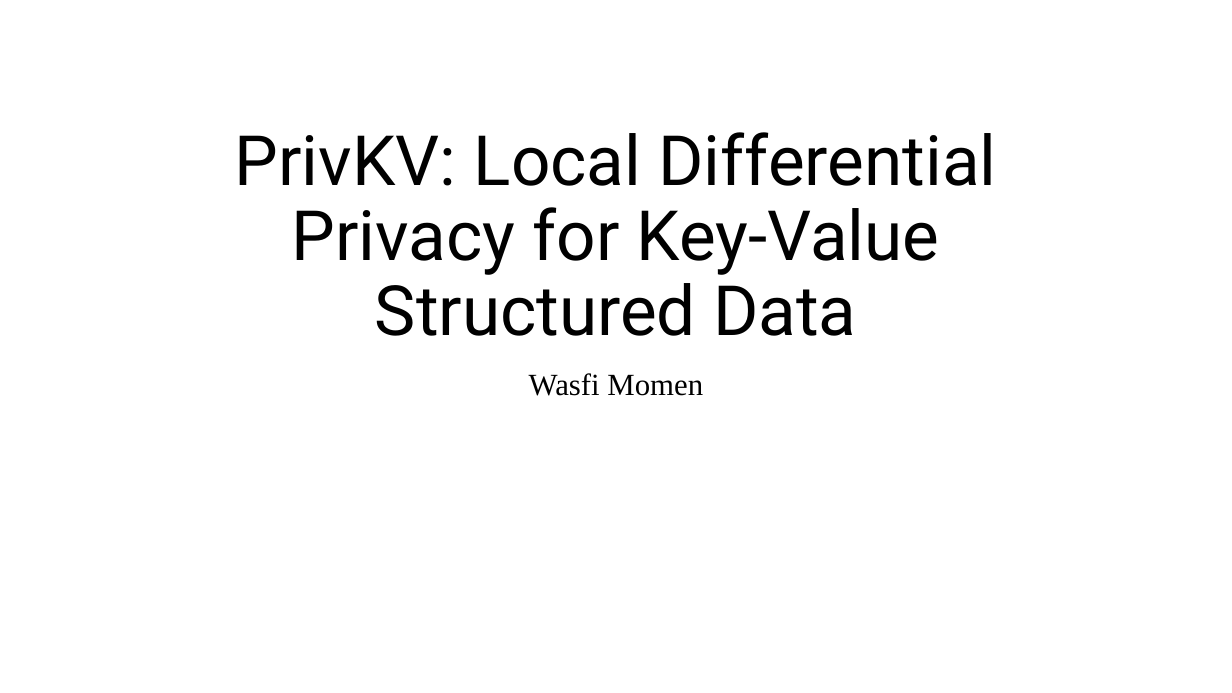
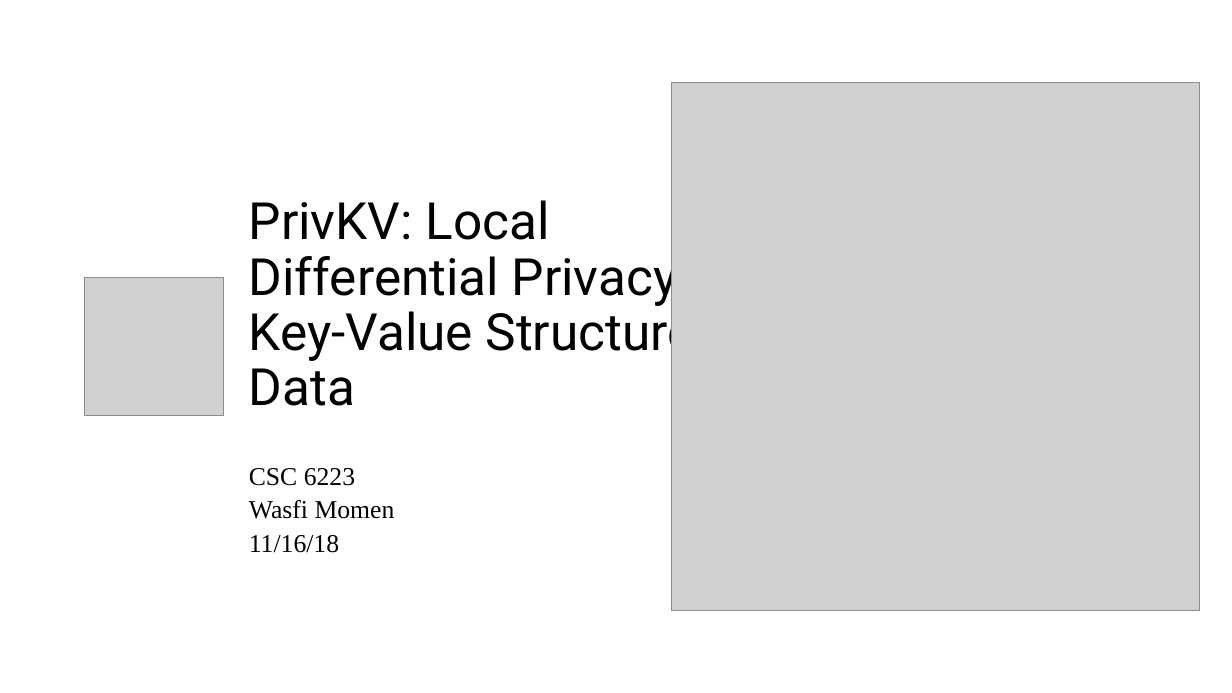
Before and after one commit to CodeFluent/Notes, a slide deck: slide 1 of CS-6223/hw/Grad_Project/Final Documents/PrivKV Differential Privacy for Key Value Structured Data.pptx. Drawn at 1232x693 pixels with LibreOffice and Linux fonts; fonts in the diff are those of the drawing; grey boxes stand for pictures. Boxes give left, top, right and bottom in pixels: in the first picture for what was removed or moved away, otherwise in the second. Text is boxed around its words. In the diff, an @@ line names an element or a change of style, - is before the commit and + after.

```diff
--- a/CS-6223/hw/Grad_Project/Final Documents/PrivKV Differential Privacy for Key Value Structured Data.pptx
+++ b/CS-6223/hw/Grad_Project/Final Documents/PrivKV Differential Privacy for Key Value Structured Data.pptx
@@ picture added at [671,82,1199,610] @@
@@ title "PrivKV: Local Differential Privacy for ...": place and size @@
-title "PrivKV: Local Differential Privacy for ..." at [235,132,996,336]
+title "PrivKV: Local Differential Privacy for ..." at [249,200,724,406]
@@ title "PrivKV: Local Differential Privacy for ..." at [249,200,724,406]: size 54 to 40 pt; alignment centre to left; vertical alignment bottom to middle @@
@@ picture added at [85,277,224,416] @@
@@ subtitle "CSC 6223": place and size @@
-subtitle "CSC 6223" at [529,373,703,396]
+subtitle "CSC 6223" at [249,468,395,553]
@@ subtitle at [249,468,355,486]: paragraph added @@
+CSC 6223
@@ subtitle at [249,500,395,519]: size 24 to 20 pt in "Wasfi Momen"; alignment centre to left; line spacing 0.9 to 1.1; less space between paragraphs @@
@@ subtitle at [249,535,339,553]: paragraph added @@
+11/16/18
```
Also in this commit, not shown: 2 other slides changed, 1 slide added, 1 slide removed.
